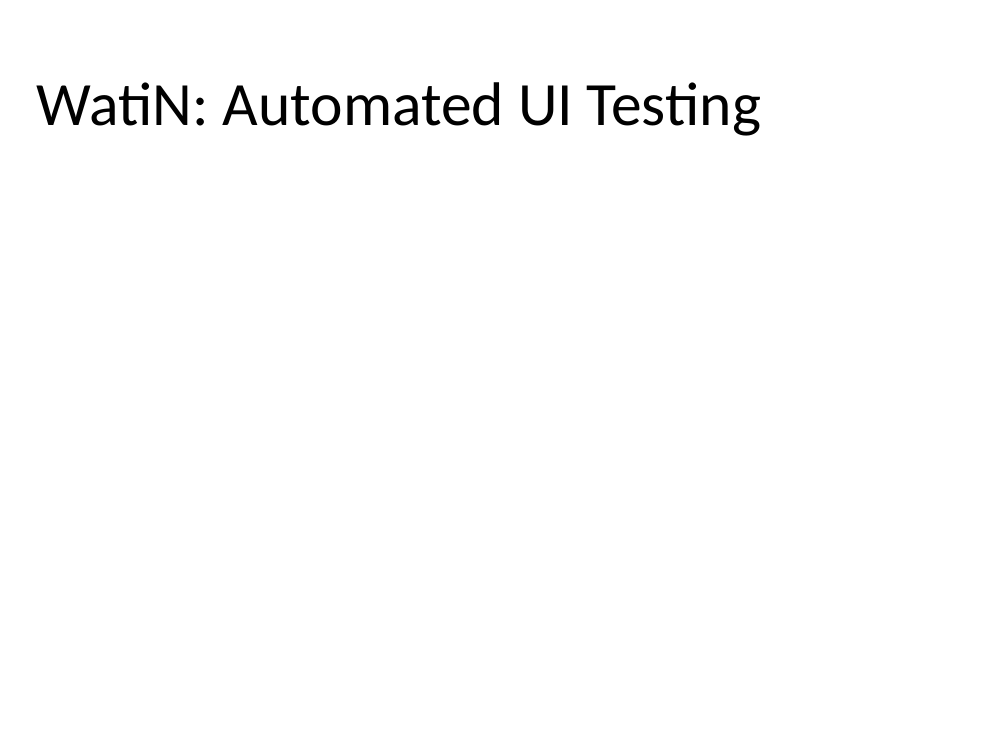
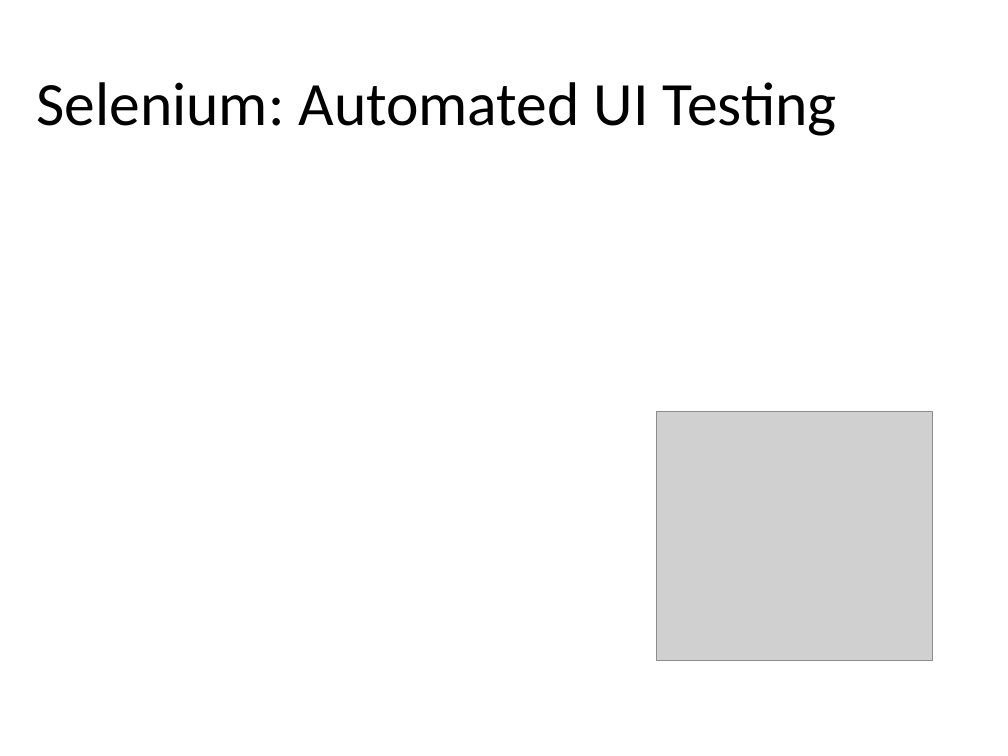
Before and after one commit to kburnell/TestDrivingASP.NETMVC, a slide deck: slide 24 of TestDrivingASP.NETMVC.pptx. Drawn at 1008x756 pixels with LibreOffice and Linux fonts; fonts in the diff are those of the drawing; grey boxes stand for pictures; background and template pictures are left out. Boxes give left, top, right and bottom in pixels: in the first picture for what was removed or moved away, otherwise in the second. Text is boxed around its words. In the diff, an @@ line names an element or a change of style, - is before the commit and + after.

```diff
--- a/TestDrivingASP.NETMVC.pptx
+++ b/TestDrivingASP.NETMVC.pptx
@@ title at (37, 82, 837, 136): text changed @@
-WatiN: Automated UI Testing
+Selenium: Automated UI Testing
@@ picture added at (657, 412, 932, 660) @@
```
Also in this commit, not shown: 5 other slides changed, 28 other files.
